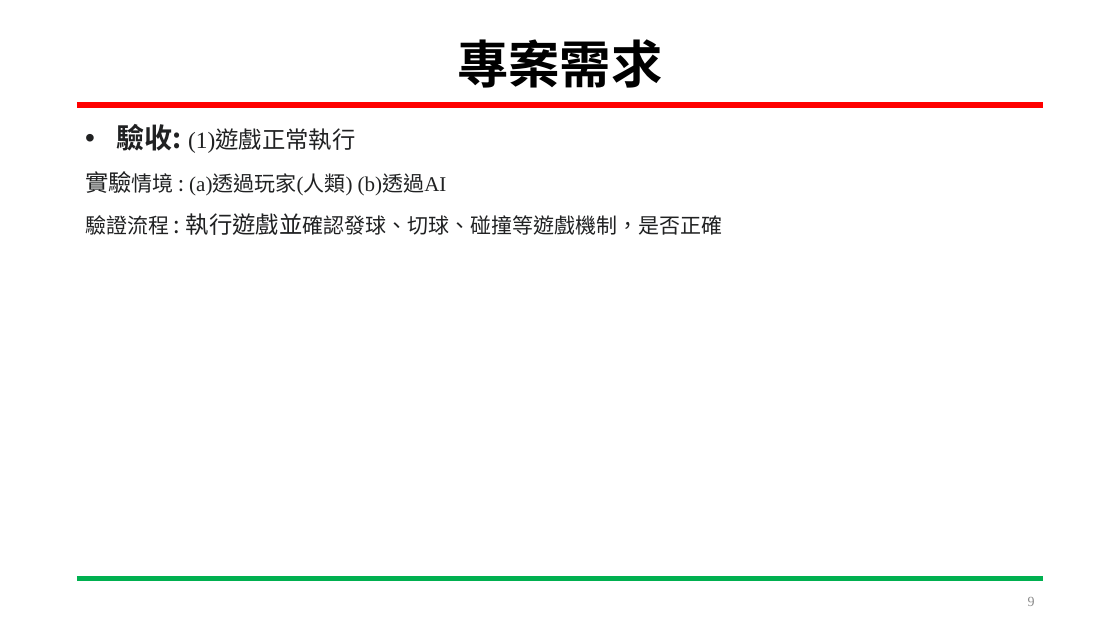
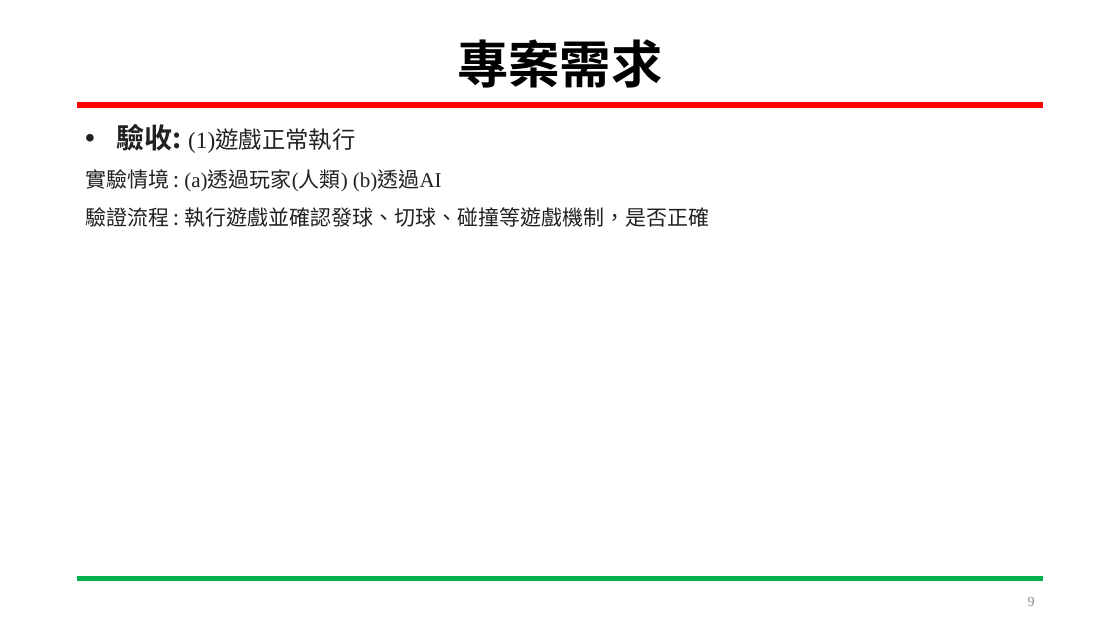
Before and after one commit to HOURFA/ML, a slide deck: slide 9 of final_project/DevelopmentLog/ML_finalproject.pptx. Drawn at 1120x630 pixels with LibreOffice and Linux fonts; fonts in the diff are those of the drawing. Boxes give left, top, right and bottom in pixels: in the first picture for what was removed or moved away, otherwise in the second. Text is boxed around its words. In the diff, an @@ line names an element or a change of style, - is before the commit and + after.

```diff
--- a/final_project/DevelopmentLog/ML_finalproject.pptx
+++ b/final_project/DevelopmentLog/ML_finalproject.pptx
@@ text at [85, 169, 709, 227]: size 20 to 18 pt in "實驗情境", ": 執行遊戲並確認發球、切球、碰撞等遊戲機制，是否正確" @@
```
Also in this commit, not shown: 9 other slides changed, 2 slides added, 1 other file.
